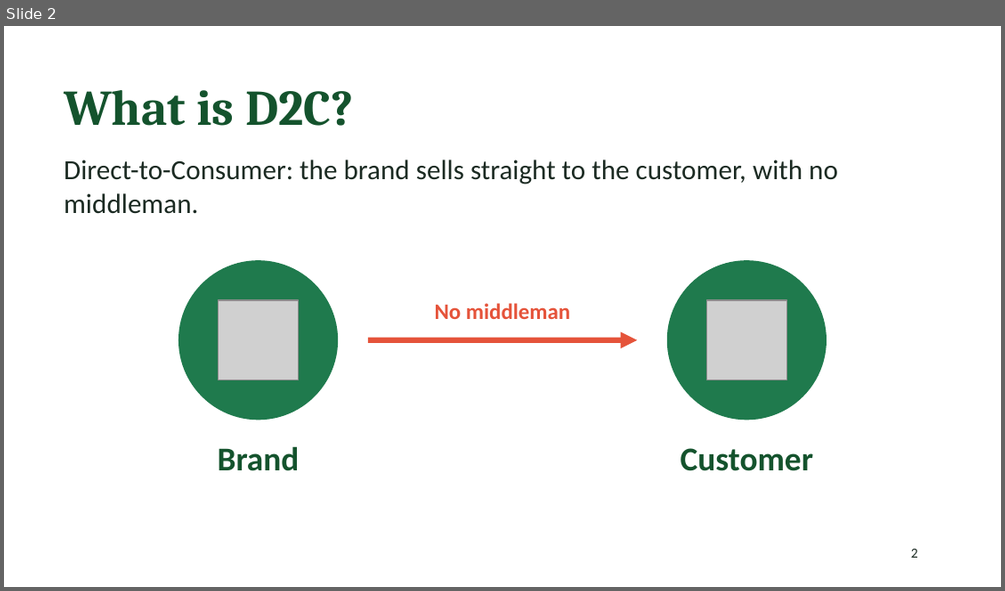
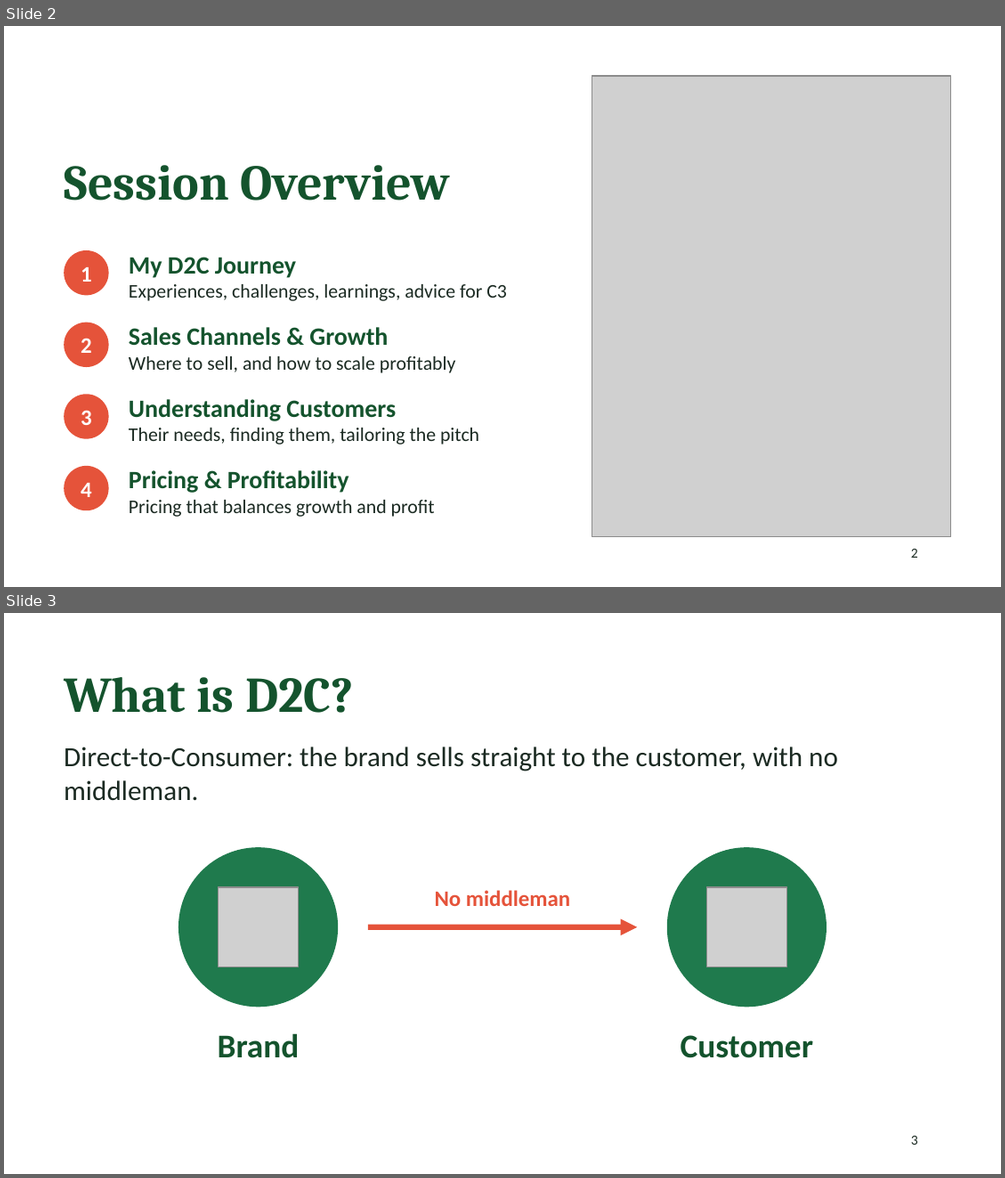
Before and after one commit to geetikamehta-aspora/aspora-social, a slide deck: d2c-lecture/D2C_Lecture.pptx. Shown one above the other, each under a label of ours: slide 2 before the commit, slides 2 and 3 after it. The pictures are 1005x591 and 1005x1178 pixels, drawn with LibreOffice and Linux fonts; fonts in the diff are those of the drawing; grey boxes stand for pictures. Boxes give left, top, right and bottom in pixels: in the first picture for what was removed or moved away, otherwise in the second. Text is boxed around its words. In the diff, an @@ line names an element or a change of style, - is before the commit and + after.

```diff
--- a/d2c-lecture/D2C_Lecture.pptx
+++ b/d2c-lecture/D2C_Lecture.pptx
@@ slide 2 added at <box>4,26,1001,587</box>, background #FFFFFF @@
@@ picture added at <box>592,76,951,536</box> @@
@@ title added at <box>64,165,450,200</box>, 36 pt, text #14532D, bold @@
+Session Overview
@@ ellipse added at <box>64,250,109,295</box>, fill #E5533A, 16 pt, text #FFFFFF, bold @@
+1
@@ text added at <box>129,257,507,301</box>, 14 pt, text #1B2A22 @@
+My D2C Journey
+Experiences, challenges, learnings, advice for C3
@@ ellipse added at <box>64,322,109,367</box>, fill #E5533A, 16 pt, text #FFFFFF, bold @@
+2
@@ text added at <box>129,327,456,373</box>, 14 pt, text #1B2A22 @@
+Sales Channels & Growth
+Where to sell, and how to scale profitably
@@ ellipse added at <box>64,394,109,439</box>, fill #E5533A, 16 pt, text #FFFFFF, bold @@
+3
@@ text added at <box>129,399,479,444</box>, 14 pt, text #1B2A22 @@
+Understanding Customers
+Their needs, finding them, tailoring the pitch
@@ ellipse added at <box>64,466,109,510</box>, fill #E5533A, 16 pt, text #FFFFFF, bold @@
+4
@@ text added at <box>129,470,435,516</box>, 14 pt, text #1B2A22 @@
+Pricing & Profitability
+Pricing that balances growth and profit
@@ page number added at <box>911,548,918,557</box>, 10 pt, text #1B2A22 @@
+2
@@ what was slide 2 is now slide 3 @@
@@ page number at <box>911,1135,918,1144</box>: text changed @@
-2
+3
```
Also in this commit, not shown: 5 slides changed, 4 other slides added, 1 slide removed.
